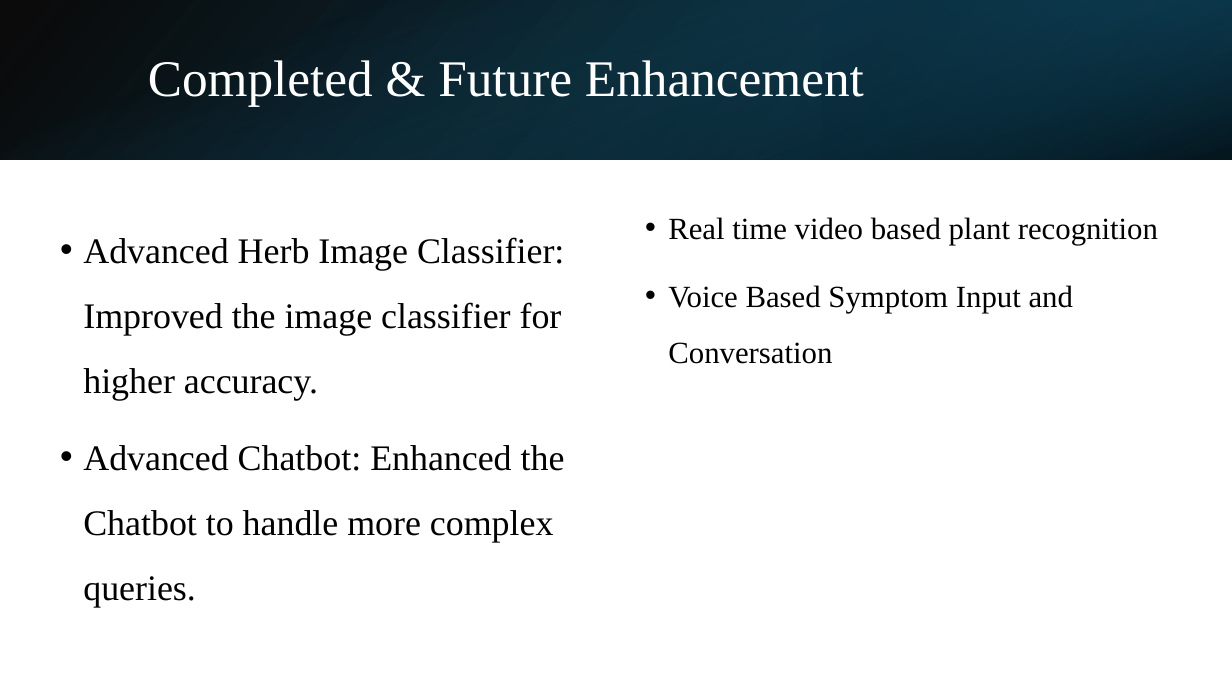
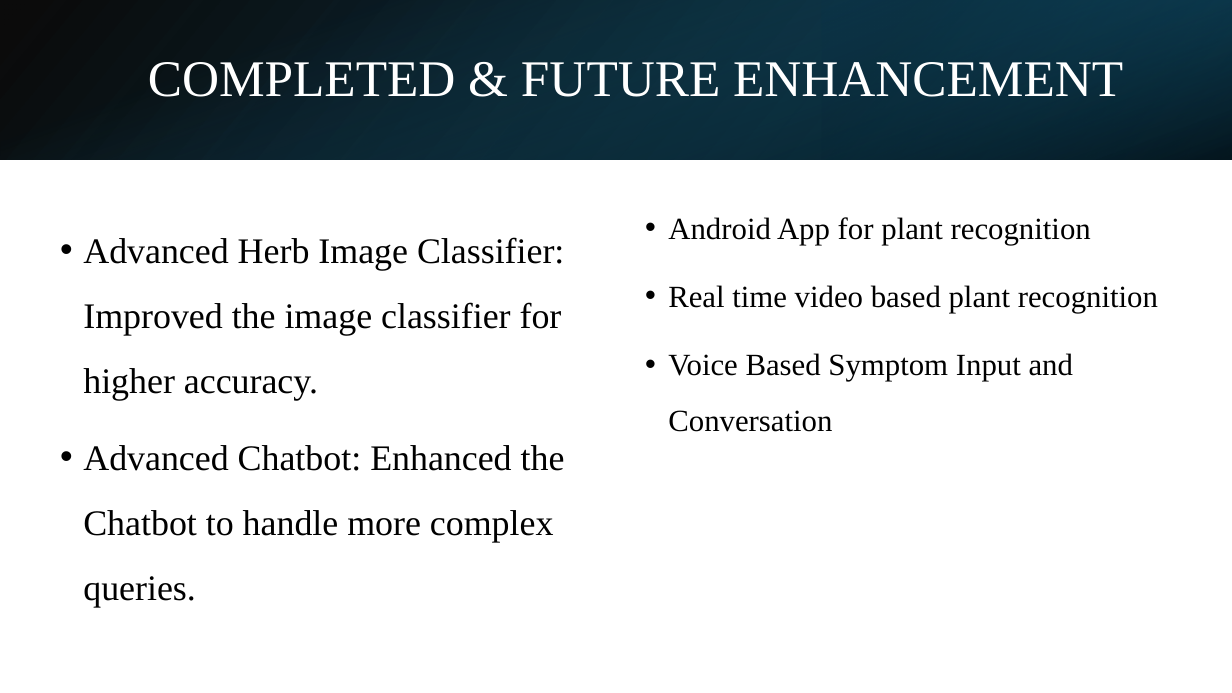
Before and after one commit to vk07kiran/Ayurvedic-Intelligence, a slide deck: slide 20 of More Info/Updated.pptx (slide 18 before the commit). Drawn at 1232x693 pixels with LibreOffice and Linux fonts; fonts in the diff are those of the drawing. Boxes give left, top, right and bottom in pixels: in the first picture for what was removed or moved away, otherwise in the second. Text is boxed around its words. In the diff, an @@ line names an element or a change of style, - is before the commit and + after.

```diff
--- a/More Info/Updated.pptx
+++ b/More Info/Updated.pptx
@@ title at [148, 62, 1123, 97]: text changed @@
-Completed & Future Enhancement
+COMPLETED & FUTURE ENHANCEMENT
@@ text at [668, 217, 1091, 245]: paragraph added @@
+• Android App for plant recognition
```
Also in this commit, not shown: 6 other slides changed, 3 slides added, 1 slide removed.
